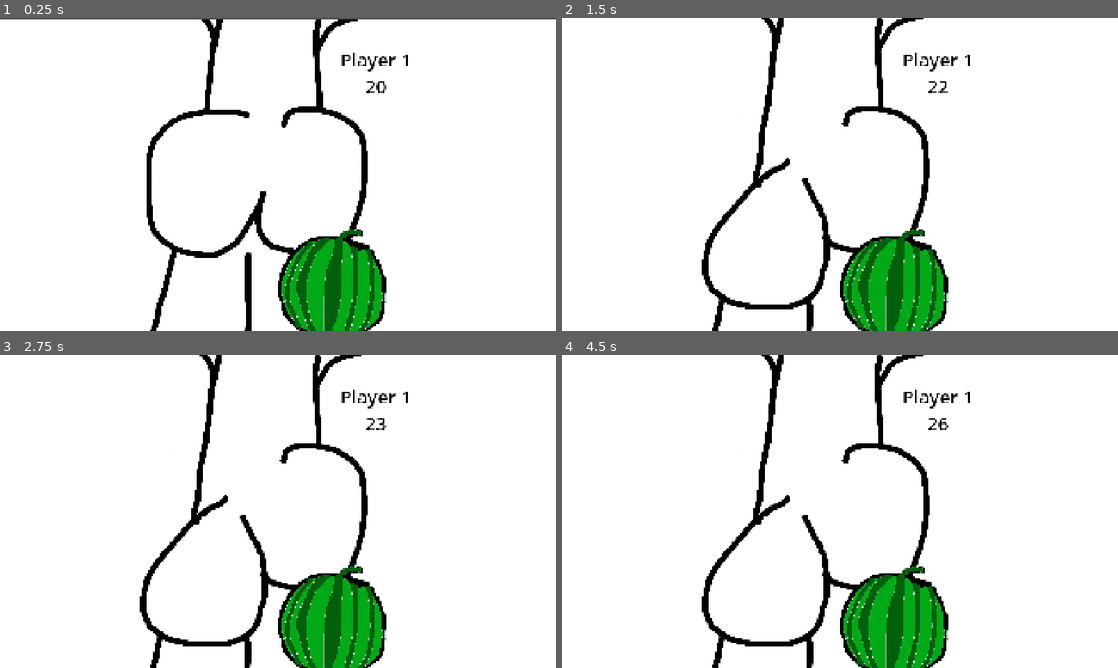
Above: before the commit, frames 1-4 (two rows, left to right).
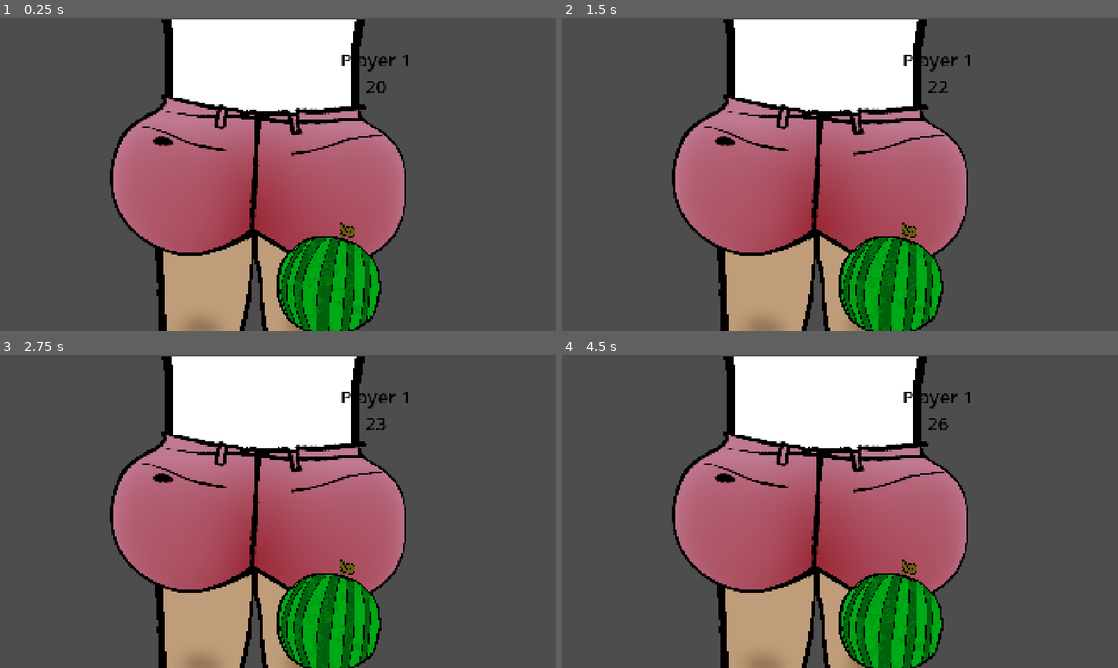
Above: after the commit, the same moments.

Repository: ValT78/minigames
Game: Godot game, scene res://minigames/minigame_fesses.tscn
Same seed, same stepped clock (60 frames per second), same inputs: the game is played once before the commit and once after it. This scene is started directly instead of the project's main scene.
Inputs (mouse positions are in pixels of both pictures, inside the frame that each line leads up to):
- Up to frame 1 (0.25 s): no input
- Up to frame 2 (1.5 s): tap Enter at 0.5 s; move the mouse to (962, 158) at 0.52 s; hold D from 0.53 s (still down); tap Shift at 0.6, 1.35 s; click (962, 158) at 0.67 s; tap W at 0.77 s; tap Space at 1.25 s; move the mouse to (728, 190) at 1.27 s
- Up to frame 3 (2.75 s): tap W at 1.52 s; tap Enter at 2 s; move the mouse to (333, 442) at 2.02 s; release D at 2.03 s; hold A from 2.03 s (still down); tap Shift at 2.1 s
- Up to frame 4 (4.5 s): tap Space at 2.75, 4.25 s; move the mouse to (812, 574) at 2.77 s; release A at 2.78 s; hold D 2.78-4.28 s; tap Shift at 2.85, 3.6, 4.35 s; click (812, 574) at 2.92 s; tap W at 3.02, 3.77 s; tap Enter at 3.5 s; move the mouse to (1006, 558) at 3.52 s; move the mouse to (673, 464) at 4.27 s; hold A from 4.28 s (still down)

The runs differ from the first frame. In frame 1, 89% of the frame differs, in the area x 0-100%, y 0-100%; in frame 2, 90%; in frame 3, 90%; in frame 4, 90%.

Commit message:
big ass game new graphics (not finished)

Diff:
--- a/features/FessesGame/bel_homme_aux_grosses_fesses.gd
+++ b/features/FessesGame/bel_homme_aux_grosses_fesses.gd
@@ -1,28 +1,24 @@
 class_name BigAssMan
 extends Node2D
 
-@onready var idle: Sprite2D = $Idle
-@onready var fesse_droite: Sprite2D = $FesseDroite
-@onready var fesse_gauche: Sprite2D = $FesseGauche
+@onready var body: Sprite2D = $Body
+@onready var ass: Sprite2D = $Ass
+
+var base_transform: Transform3D
 
 # TODO mettre les beaux dessins de maxime + changer la logique de contracte pour l'animation des fesses
 func _ready() -> void:
+	base_transform = ass.global_transform
 	decontracte()
 
 func decontracte():
-	idle.visible = true
-	fesse_droite.visible = false
-	fesse_gauche.visible = false
+	pass
 
 func contracte_gauche():
-	idle.visible = false
-	fesse_droite.visible = false
-	fesse_gauche.visible = true
+	pass
 
 func contracte_droite():
-	idle.visible = false
-	fesse_droite.visible = true
-	fesse_gauche.visible = false
+	pass
 
 func fesse_animation(player: LocalPlayer) -> void:
 	if player.input.action_1_just_pressed:
--- a/features/FessesGame/water_melon.tscn
+++ b/features/FessesGame/water_melon.tscn
@@ -1,18 +1,18 @@
 [gd_scene format=3 uid="uid://cgl8vwbs7iamr"]
 
 [ext_resource type="Script" uid="uid://bgqgkiehk6sse" path="res://features/FessesGame/water_melon.gd" id="1_eu6tk"]
-[ext_resource type="Texture2D" uid="uid://cccbvyg5r0q0k" path="res://features/FessesGame/water_melon_full.png" id="2_1vej5"]
-[ext_resource type="Texture2D" uid="uid://dxthwucykmmoo" path="res://features/FessesGame/water_melon_exploded.png" id="3_pt2e2"]
+[ext_resource type="Texture2D" uid="uid://cq81fipugxfw8" path="res://features/FessesGame/watermelon.png" id="2_oltea"]
+[ext_resource type="Texture2D" uid="uid://25qi205lwbnj" path="res://features/FessesGame/watermelonExplose.png" id="3_oltea"]
 
 [node name="WaterMelon" type="Node2D" unique_id=1932727580]
 script = ExtResource("1_eu6tk")
 
 [node name="WaterMelonFull" type="Sprite2D" parent="." unique_id=721044551]
-texture = ExtResource("2_1vej5")
+texture = ExtResource("2_oltea")
 
 [node name="WaterMelonExploded" type="Sprite2D" parent="." unique_id=547666795]
 visible = false
-texture = ExtResource("3_pt2e2")
+texture = ExtResource("3_oltea")
 
 [node name="Timer" type="Timer" parent="." unique_id=1837540042]
 wait_time = 0.1
--- a/minigames/minigame_fesses.tscn
+++ b/minigames/minigame_fesses.tscn
@@ -1,11 +1,10 @@
 [gd_scene format=3 uid="uid://cex5ichp627rf"]
 
-[ext_resource type="Texture2D" uid="uid://cfksp10smpiq8" path="res://features/FessesGame/fesse_idle.jpg" id="1_53ij0"]
 [ext_resource type="Script" uid="uid://cobj8611746lp" path="res://features/FessesGame/minigame_fesses.gd" id="1_w250n"]
 [ext_resource type="PackedScene" uid="uid://cgl8vwbs7iamr" path="res://features/FessesGame/water_melon.tscn" id="3_t212x"]
+[ext_resource type="Texture2D" uid="uid://crl7swh74harf" path="res://features/FessesGame/body.png" id="5_gwsfj"]
 [ext_resource type="Script" uid="uid://0juqnlcsytjq" path="res://features/FessesGame/bel_homme_aux_grosses_fesses.gd" id="5_ww3bx"]
-[ext_resource type="Texture2D" uid="uid://dpyweiot4uwpc" path="res://features/FessesGame/fesse_droite.jpg" id="6_3jpa4"]
-[ext_resource type="Texture2D" uid="uid://ccw4tokkjpe25" path="res://features/FessesGame/fesse_gauche.jpg" id="7_gwsfj"]
+[ext_resource type="Texture2D" uid="uid://b68d6r2bt2rmb" path="res://features/FessesGame/ass.png" id="6_ww3bx"]
 [ext_resource type="AudioStream" uid="uid://crfm2sxu8stsl" path="res://features/FessesGame/freesound_community-splash-01-35899.mp3" id="7_ww3bx"]
 
 [sub_resource type="LabelSettings" id="LabelSettings_3jpa4"]
@@ -28,16 +27,26 @@
 position = Vector2(960, 540)
 script = ExtResource("5_ww3bx")
 
-[node name="Idle" type="Sprite2D" parent="BelHommeAuxGrossesFesses" unique_id=942664832]
-position = Vector2(2, 3)
-texture = ExtResource("1_53ij0")
+[node name="Body" type="Sprite2D" parent="BelHommeAuxGrossesFesses" unique_id=1431523363]
+position = Vector2(-75.499985, 4.499939)
+scale = Vector2(1.4557143, 1.7838285)
+texture = ExtResource("5_gwsfj")
 
-[node name="FesseDroite" type="Sprite2D" parent="BelHommeAuxGrossesFesses" unique_id=272436552]
-texture = ExtResource("6_3jpa4")
+[node name="Ass" type="Sprite2D" parent="BelHommeAuxGrossesFesses" unique_id=252000179]
+position = Vector2(-76.00001, 33.000008)
+rotation = 0.036915988
+scale = Vector2(1.5299559, 1.3382838)
+texture = ExtResource("6_ww3bx")
 
-[node name="FesseGauche" type="Sprite2D" parent="BelHommeAuxGrossesFesses" unique_id=1665197688]
-visible = false
-texture = ExtResource("7_gwsfj")
+[node name="TransformLeft" type="Marker2D" parent="BelHommeAuxGrossesFesses" unique_id=1047286462]
+position = Vector2(1.9999771, 164)
+rotation = -0.3823905
+scale = Vector2(1.5299559, 1.3382838)
+
+[node name="TransformRight" type="Marker2D" parent="BelHommeAuxGrossesFesses" unique_id=1716969009]
+position = Vector2(-181, 147)
+rotation = 0.49131688
+scale = Vector2(1.5299559, 1.3382838)
 
 [node name="Player1Score" type="VBoxContainer" parent="." unique_id=1373678829]
 visible = false
